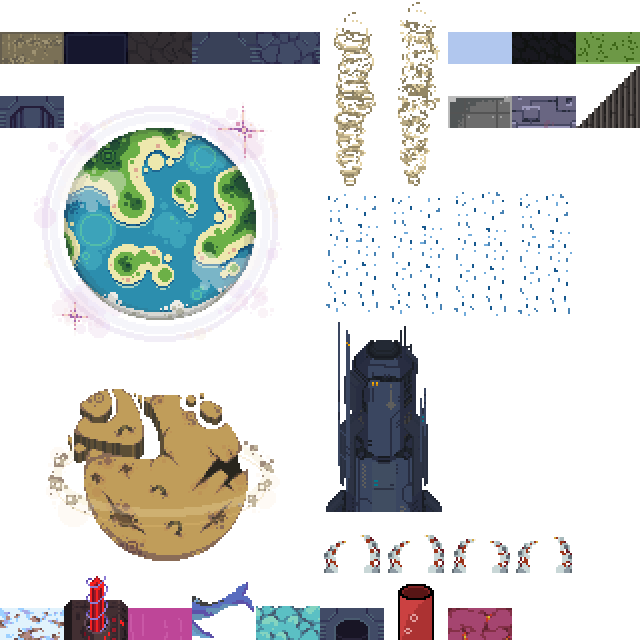
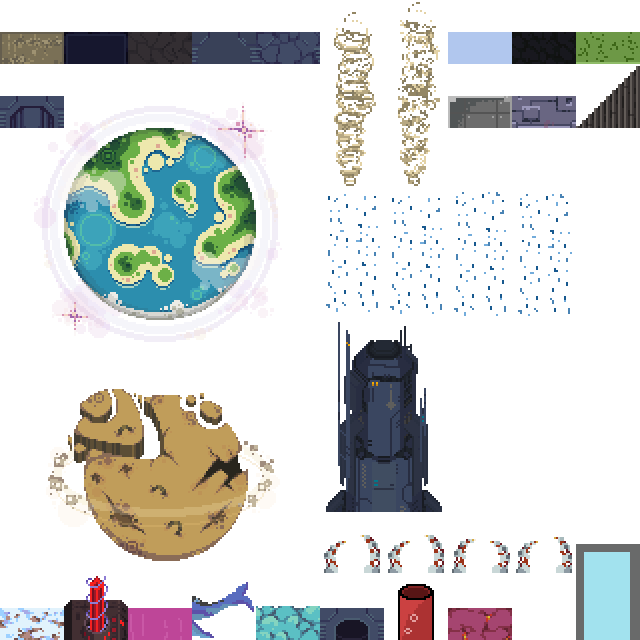
Layers edited between the first and the second 640 × 640 image:
added layer "virtual-terminal" above "wall-ice-above" over [576,544,640,640]
